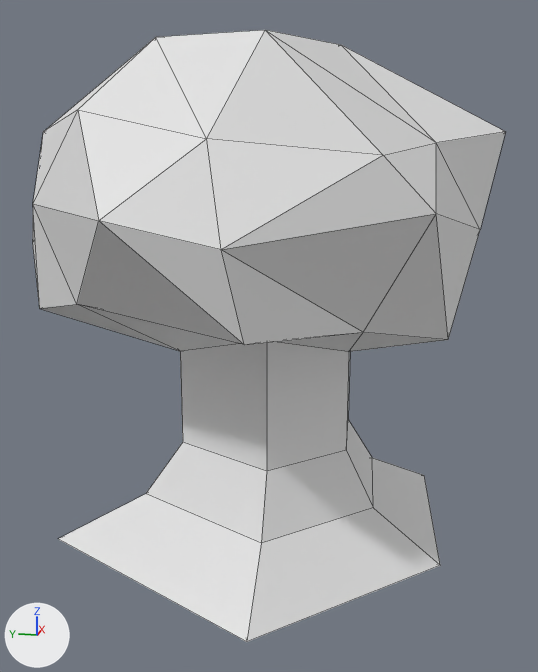
An edit to the Blender file Assets/Meshes/Tree.blend, drawn before and after from the same camera.
The view is the same before and after, from a 50 mm camera at (-1.669, -0.356, 0.789) aimed at (-0.017, -0.025, 0.376). Arrows for +X, +Y and +Z are at lower left; the lights stay in place. Mesh edges are drawn as thin lines.
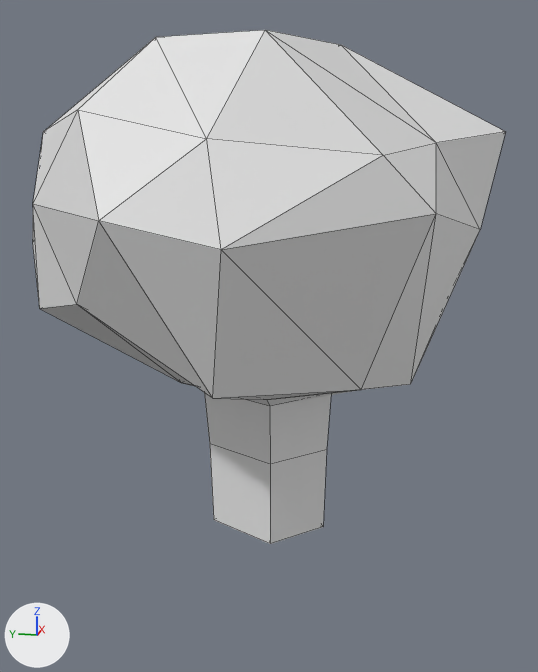
Where the newer file only moved an object's origin or applied its transform, the numbers keep the older frame.

Pixel boxes [x1, y1, x2, y2] of what changed, in the pictures (538 x 672 px; the box of a moved part takes in the faces that stretch with it):
'Icosphere', reshaped (16% shorter): before [33, 30, 505, 642]; after [33, 30, 505, 544]
part 1 of me_icosphere, moved or reshaped: before [40, 214, 480, 642]; after [40, 214, 480, 544]

What changed in the scene script:
```text
Change me_icosphere:
    used by ob_icosphere; location = (0.0, 0.0, 0.281); rotation_euler = (1.571, 0.0, 0.0), in degrees (90, 0, 0)
    remove me_icosphere.from_pydata(...)  # 57 vertices, 95 faces; spans x -0.52..0.5, y -0.41..0.737, z -0.587..0.537
    add me_icosphere.from_pydata(...)  # 57 vertices, 95 faces; spans x -0.52..0.5, y -0.367..0.737, z -0.587..0.537
    me_icosphere part 1: 23 of 57 vertices moved; they spanned x -0.458..0.412, y -0.41..0.188, z -0.477..0.439 and now span x -0.404..0.163, y -0.367..0.069, z -0.173..0.353; mean shift (0.006, 0.033, -0.012); largest move (0.412, -0.41, 0.404) -> (0.078, -0.367, 0.116)
```
